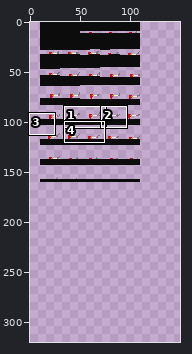
Sprite sheet: SYDERogueLike/EngineFiles/Aseprite Proj/png/SmokingCrabDeathCutscene.png. The first picture is a wide view before the edit; the outline marks the close-up.
Close-up. Before the edit:
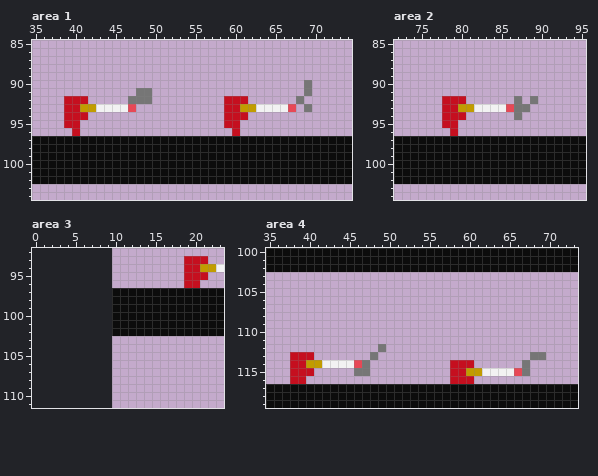
The file is 100x160 pixels. Shown: area 1: x 35..74, y 85..104; area 2: x 72..95, y 85..104; area 3: x 0..23, y 92..111; area 4: x 35..73, y 100..119. The old version is drawn lined up with the new one, on the new canvas. The commit also changed other parts of the picture, which this record leaves out.
The same view after the edit:
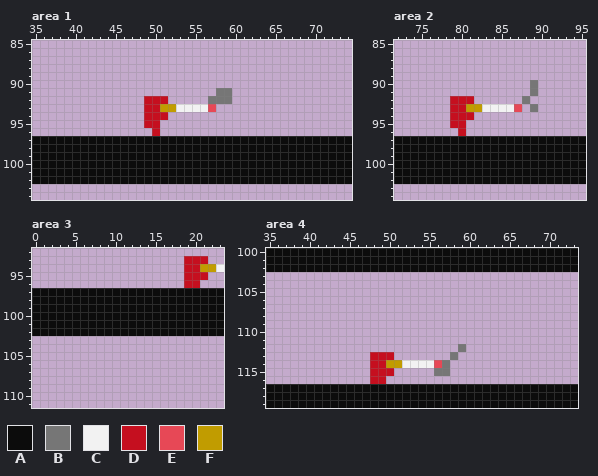
Palette (. is transparent): A #0c0c0c  B #767676  C #f2f2f2  D #c50f1f  E #e74856  F #c19c00
Change:
canvas 100x160 -> 150x320, the old top-left corner now at 10,0
--- area 1
@@ x 35..74 @@
  89 ........................................
- 90 ..................................B.....
- 91 .............BB...................B.....
- 92 ....DDD.....BBB.........DDD......B......
- 93 ....DDFFCCCCE...........DDFFCCCCE.B.....
- 94 ....DDD.................DDD.............
- 95 ....DD..................DD..............
- 96 .....D...................D..............
+ 90 ........................................
+ 91 .......................BB...............
+ 92 ..............DDD.....BBB...............
+ 93 ..............DDFFCCCCE.................
+ 94 ..............DDD.......................
+ 95 ..............DD........................
+ 96 ...............D........................
  97 AAAAAAAAAAAAAAAAAAAAAAAAAAAAAAAAAAAAAAAA
--- area 2
@@ x 76..91 @@
  89 ................
- 90 ................
- 91 ................
- 92 ..DDD......B.B..
- 93 ..DDFFCCCCEBB...
- 94 ..DDD......B....
- 95 ..DD............
- 96 ...D............
+ 90 .............B..
+ 91 .............B..
+ 92 ...DDD......B...
+ 93 ...DDFFCCCCE.B..
+ 94 ...DDD..........
+ 95 ...DD...........
+ 96 ....D...........
  97 AAAAAAAAAAAAAAAA
--- area 3
@@ x 0..11 @@
  96 ............
- 97 ..........AA
- 98 ..........AA
- 99 ..........AA
-100 ..........AA
-101 ..........AA
-102 ..........AA
+ 97 AAAAAAAAAAAA
+ 98 AAAAAAAAAAAA
+ 99 AAAAAAAAAAAA
+100 AAAAAAAAAAAA
+101 AAAAAAAAAAAA
+102 AAAAAAAAAAAA
 103 ............
--- area 4
@@ x 35..73 @@
 111 .......................................
-112 ..............B........................
-113 ...DDD.......B...................BB....
-114 ...DDFFCCCCEB..........DDD......B......
-115 ...DDD.....BB..........DDFFCCCCEB......
-116 ...DD..................DDD.............
+112 ........................B..............
+113 .............DDD.......B...............
+114 .............DDFFCCCCEB................
+115 .............DDD.....BB................
+116 .............DD........................
 117 AAAAAAAAAAAAAAAAAAAAAAAAAAAAAAAAAAAAAAA
Changed places in both close-ups, as pixel boxes (x1, y1, x2, y2):
changed: (64, 80, 312, 136)
changed: (442, 80, 538, 136)
added: (32, 288, 112, 336)
changed: (290, 344, 546, 384)
